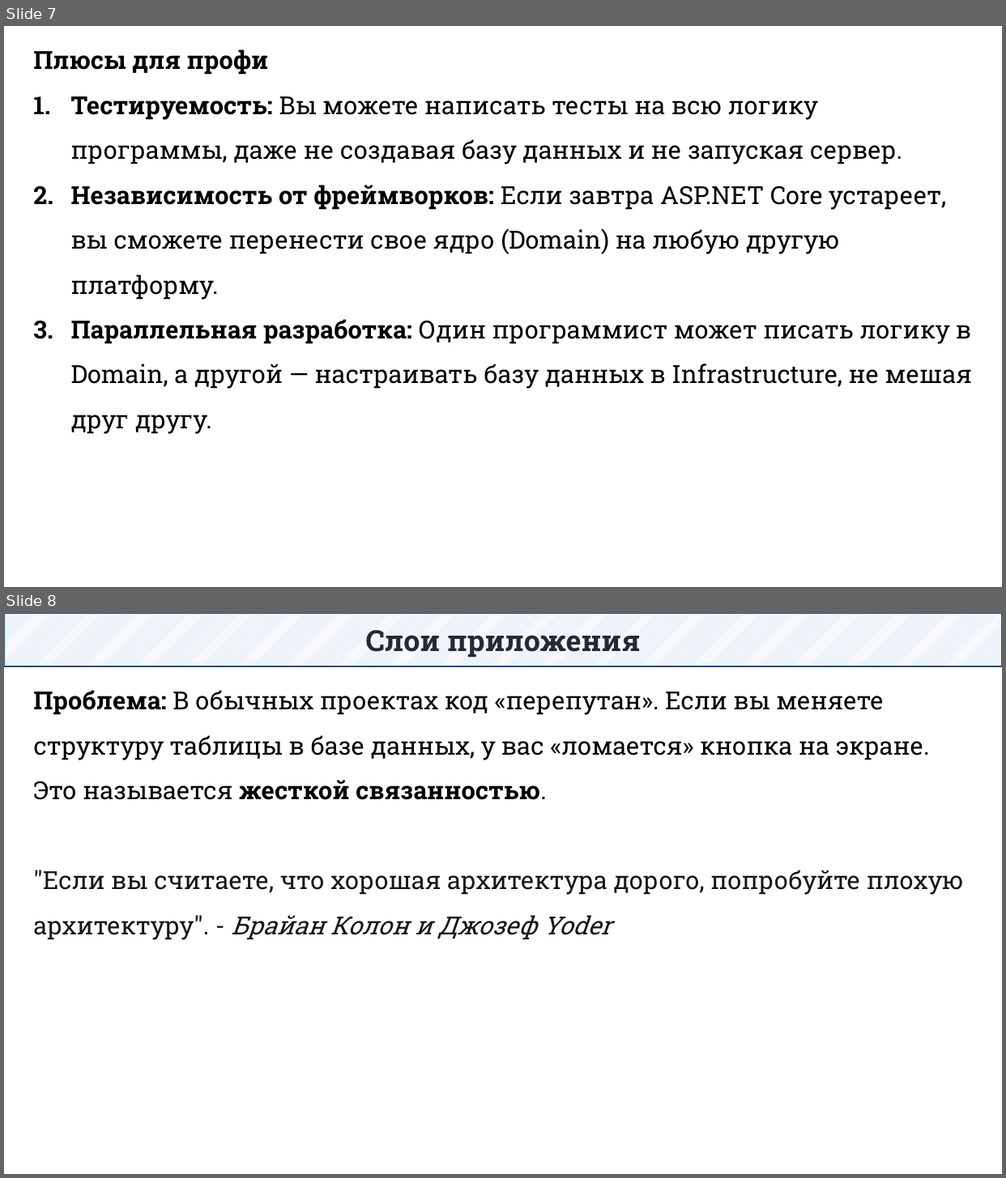
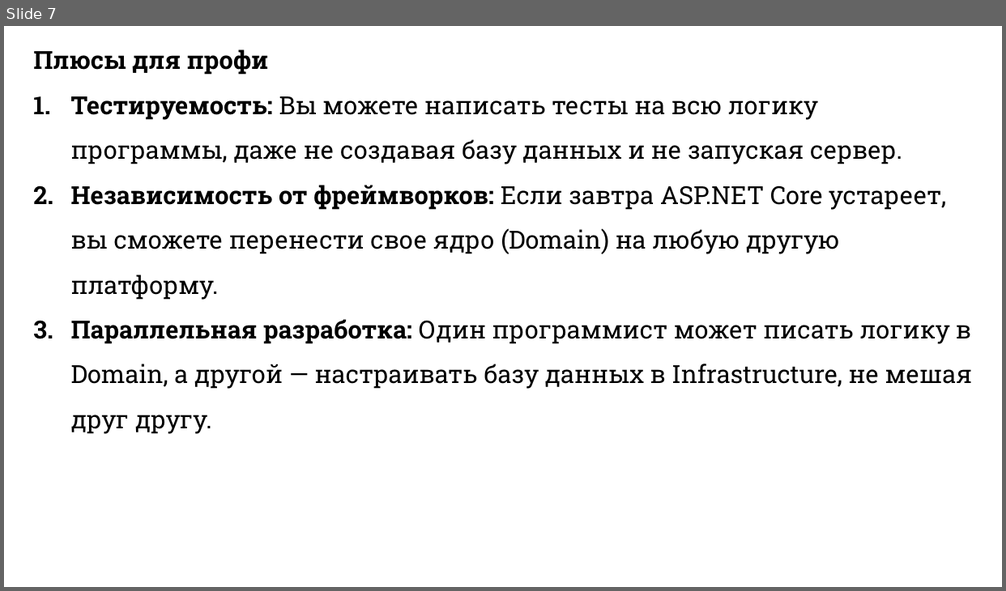
Before and after one commit to DaniilKlyukin/OOP-6, a slide deck: Лекции/ООП 2 лек 8.pptx. Shown one above the other, each under a label of ours: slides 7 and 8 before the commit, slide 7 after it. The pictures are 1006x1178 and 1006x591 pixels, drawn with LibreOffice and Linux fonts; fonts in the diff are those of the drawing. Boxes give left, top, right and bottom in pixels: in the first picture for what was removed or moved away, otherwise in the second. Text is boxed around its words. In the diff, an @@ line names an element or a change of style, - is before the commit and + after.

```diff
--- a/Лекции/ООП 2 лек 8.pptx
+++ b/Лекции/ООП 2 лек 8.pptx
@@ slide 8 removed at (x1=4, y1=613, x2=1002, y2=1174), background #FFFFFF @@
@@ rectangle removed at (x1=4, y1=613, x2=1002, y2=667) @@
-Слои приложения
@@ text removed at (x1=33, y1=690, x2=964, y2=940) @@
-Проблема: В обычных проектах код «перепутан». Если вы меняете структуру таблицы в базе данных, у вас «ломается» кнопка на экране. Это называется жесткой связанностью.
-"Если вы считаете, что хорошая архитектура дорого, попробуйте плохую архитектуру". - Брайан Колон и Джозеф Yoder
```
Also in this commit, not shown: 26 slides added, 4 other files.
